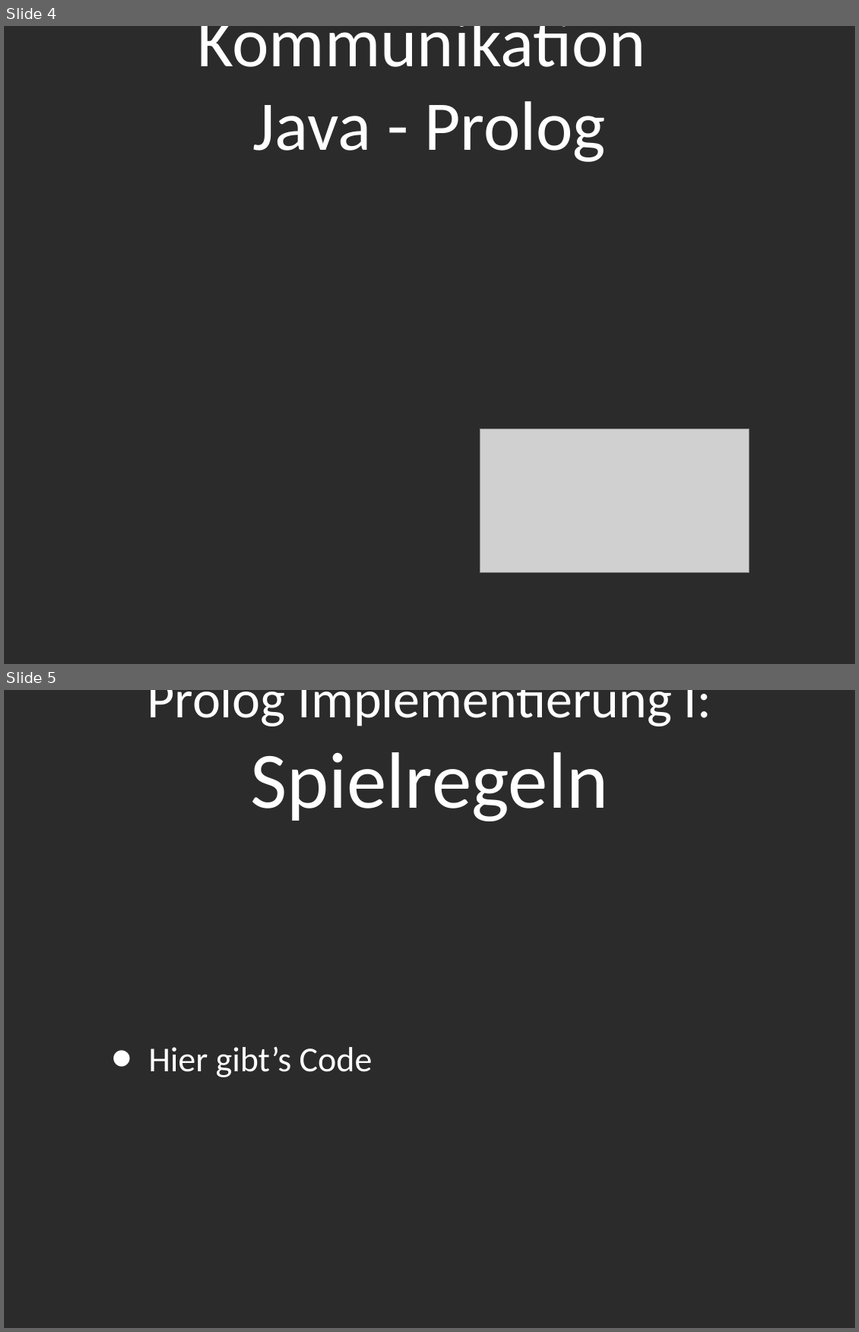
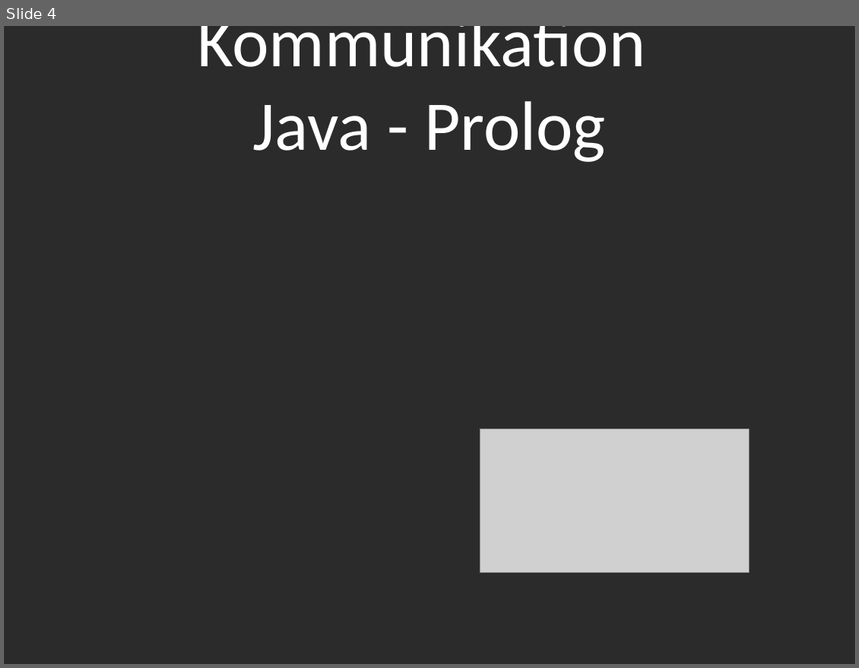
Before and after one commit to Tsopic/ai-battleship, a slide deck: Präsentation/Presentation_PPT.ppt. Shown one above the other, each under a label of ours: slides 4 and 5 before the commit, slide 4 after it. The pictures are 859x1332 and 859x668 pixels, drawn with LibreOffice and Linux fonts; fonts in the diff are those of the drawing; grey boxes stand for pictures; background and template pictures are left out; a plain dark background stands for a picture behind light text. Boxes give left, top, right and bottom in pixels: in the first picture for what was removed or moved away, otherwise in the second. Text is boxed around its words. In the diff, an @@ line names an element or a change of style, - is before the commit and + after.

Commit message:
Prolog Module kommentiert, Präsentation fortgeführt

```diff
--- a/Präsentation/Presentation_PPT.ppt
+++ b/Präsentation/Presentation_PPT.ppt
@@ slide 5 removed at (4,690,855,1328), background picture (left out) @@
@@ title removed at (148,690,712,821) @@
-Prolog Implementierung I:
-Spielregeln
@@ text removed at (148,1047,373,1078) @@
-• Hier gibt’s Code
```
Also in this commit, not shown: 1 slide changed, 1 slide added, 6 other files.
